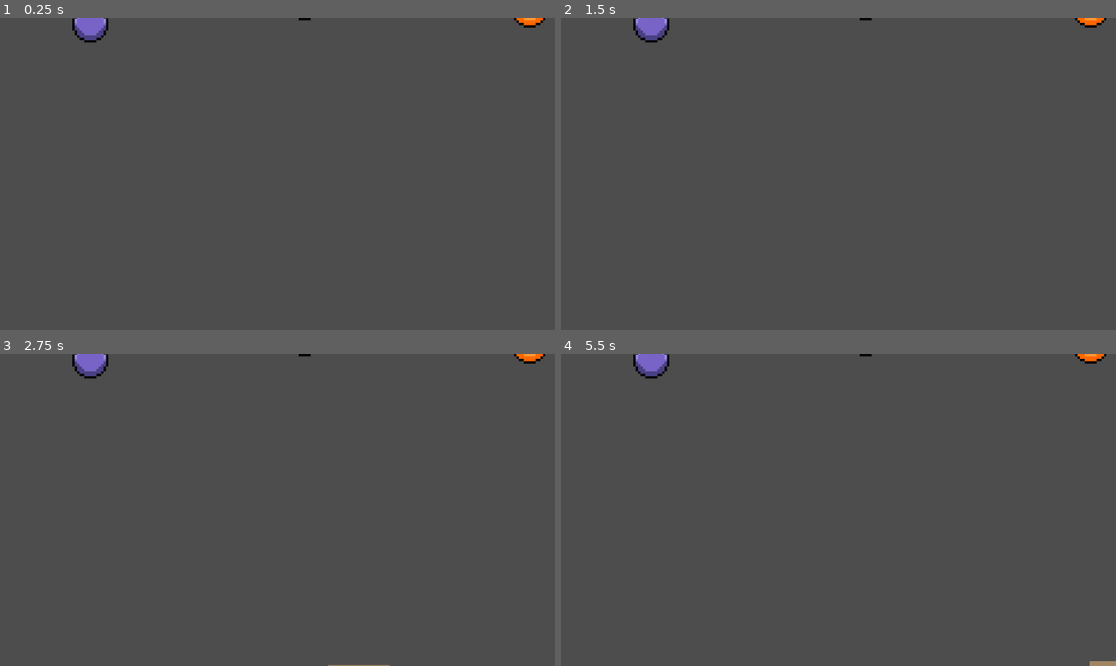
Above: before the commit, frames 1-4 (two rows, left to right).
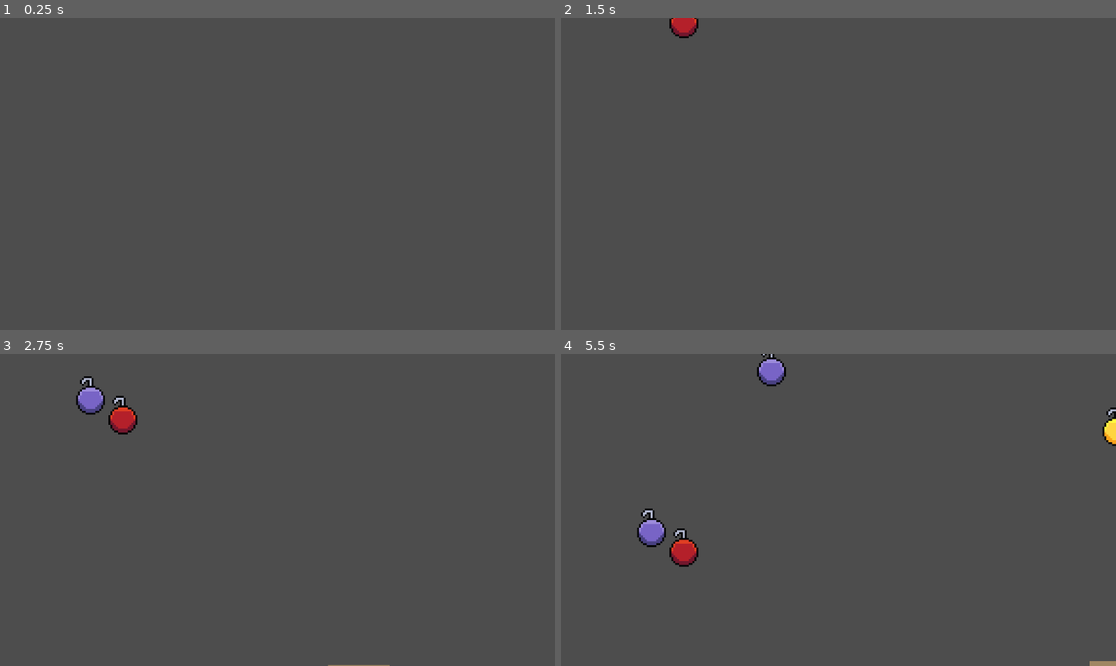
Above: after the commit, the same moments.

Repository: TwiceOnce8905/Catch-the-Ornaments
Game: Godot game, scene res://scenes/maingame.tscn
Same seed, same stepped clock (60 frames per second), same inputs: the game is played once before the commit and once after it.
Inputs:
- Up to frame 1 (0.25 s): no input
- Up to frame 2 (1.5 s): tap Enter (ui_accept) at 0.5, 0.6, 0.77, 1.07, 1.35 s; hold Right (right) from 0.53 s (still down)
- Up to frame 3 (2.75 s): tap Enter (ui_accept) at 1.52, 1.82, 2.1 s; release Right (right) at 2.03 s; hold Left (left) from 2.03 s (still down)
- Up to frame 4 (5.5 s): release Left (left) at 2.78 s; hold Right (right) 2.78-4.28 s; tap Enter (ui_accept) at 2.85, 3.02, 3.32, 3.6, 3.77, 4.07, 4.35, 4.52, 4.82, 5.1 s; hold Left (left) 4.28-5.03 s; hold Right (right) from 5.03 s (still down)

The runs differ from the first frame. In frame 1, 0.6% of the frame differs, in the area x 13-99%, y 0-8%; in frame 2, 0.9%; in frame 3, 1.5%; in frame 4, 2.1%, in the area x 13-100%, y 0-69%.

Commit message:
Falling Mechanism Added
The ornaments now fall properly, still need to implement the reacting with the player.

Diff:
--- /dev/null
+++ b/character_body_2d.gd
@@ -0,0 +1,25 @@
+extends CharacterBody2D
+
+
+const SPEED = 300.0
+const JUMP_VELOCITY = -400.0
+
+
+func _physics_process(delta):
+	# Add the gravity.
+	if not is_on_floor():
+		velocity += get_gravity() * delta
+
+	# Handle jump.
+	if Input.is_action_just_pressed("ui_accept") and is_on_floor():
+		velocity.y = JUMP_VELOCITY
+
+	# Get the input direction and handle the movement/deceleration.
+	# As good practice, you should replace UI actions with custom gameplay actions.
+	var direction = Input.get_axis("ui_left", "ui_right")
+	if direction:
+		velocity.x = direction * SPEED
+	else:
+		velocity.x = move_toward(velocity.x, 0, SPEED)
+
+	move_and_slide()
--- a/scenes/blueorn.tscn
+++ b/scenes/blueorn.tscn
@@ -1,10 +1,12 @@
-[gd_scene load_steps=2 format=3 uid="uid://loqfeutvmmym"]
+[gd_scene load_steps=3 format=3 uid="uid://loqfeutvmmym"]
 
+[ext_resource type="Script" uid="uid://ioo6lc0f64cs" path="res://scirpts/blueorn.gd" id="1_0cmcj"]
 [ext_resource type="Texture2D" uid="uid://do77g2pb1282d" path="res://Godot assests/sprites/blueorn.png" id="1_3s216"]
 
 [node name="blueorn" type="Node2D"]
+script = ExtResource("1_0cmcj")
 
 [node name="blue" type="Sprite2D" parent="."]
-position = Vector2(0, -50)
-scale = Vector2(5, 5)
+position = Vector2(0, -40)
+scale = Vector2(4, 4)
 texture = ExtResource("1_3s216")
--- a/scenes/greenorn.tscn
+++ b/scenes/greenorn.tscn
@@ -1,10 +1,12 @@
-[gd_scene load_steps=2 format=3 uid="uid://dgnpixqspg1yc"]
+[gd_scene load_steps=3 format=3 uid="uid://dgnpixqspg1yc"]
 
 [ext_resource type="Texture2D" uid="uid://ct4lyfp6mq51k" path="res://Godot assests/sprites/greenorn.png" id="1_3ik4u"]
+[ext_resource type="Script" uid="uid://poisx7bqohyo" path="res://scirpts/greenorn.gd" id="1_yk7da"]
 
 [node name="greenorn" type="Node2D"]
+script = ExtResource("1_yk7da")
 
 [node name="green" type="Sprite2D" parent="."]
-position = Vector2(0, -50)
-scale = Vector2(5, 5)
+position = Vector2(0, -40)
+scale = Vector2(4, 4)
 texture = ExtResource("1_3ik4u")
--- a/scenes/maingame.tscn
+++ b/scenes/maingame.tscn
@@ -8,6 +8,8 @@
 [sub_resource type="WorldBoundaryShape2D" id="WorldBoundaryShape2D_2sw64"]
 
 [sub_resource type="WorldBoundaryShape2D" id="WorldBoundaryShape2D_ymkym"]
+
+[sub_resource type="WorldBoundaryShape2D" id="WorldBoundaryShape2D_jxvlb"]
 
 [node name="maingame" type="Node2D"]
 
@@ -34,7 +36,19 @@
 [node name="spawner" type="Node2D" parent="."]
 script = ExtResource("1_jxvlb")
 
+[node name="Timer" type="Timer" parent="spawner"]
+autostart = true
+
 [node name="cat" parent="." instance=ExtResource("1_i8va4")]
 position = Vector2(-3, 561)
 
 [node name="Camera2D" type="Camera2D" parent="."]
+
+[node name="Area2D" type="Area2D" parent="."]
+
+[node name="CollisionShape2D" type="CollisionShape2D" parent="Area2D"]
+position = Vector2(194, 589)
+shape = SubResource("WorldBoundaryShape2D_jxvlb")
+
+[connection signal="timeout" from="spawner/Timer" to="spawner" method="_on_timer_timeout"]
+[connection signal="area_entered" from="Area2D" to="spawner" method="_on_area_2d_area_entered"]
--- a/scenes/orangeorn.tscn
+++ b/scenes/orangeorn.tscn
@@ -1,10 +1,12 @@
-[gd_scene load_steps=2 format=3 uid="uid://det0b3fu4j1i7"]
+[gd_scene load_steps=3 format=3 uid="uid://det0b3fu4j1i7"]
 
+[ext_resource type="Script" uid="uid://bds1xk4ime8cn" path="res://scirpts/orangeorn.gd" id="1_g04nm"]
 [ext_resource type="Texture2D" uid="uid://cvbh82gfk4wkr" path="res://Godot assests/sprites/orangeorn.png" id="1_nww7x"]
 
 [node name="orangeorn" type="Node2D"]
+script = ExtResource("1_g04nm")
 
 [node name="orange" type="Sprite2D" parent="."]
-position = Vector2(0, -50)
-scale = Vector2(5, 5)
+position = Vector2(0, -40)
+scale = Vector2(4, 4)
 texture = ExtResource("1_nww7x")
--- a/scenes/pinkorn.tscn
+++ b/scenes/pinkorn.tscn
@@ -1,10 +1,12 @@
-[gd_scene load_steps=2 format=3 uid="uid://cjvtdvtiw56dv"]
+[gd_scene load_steps=3 format=3 uid="uid://cjvtdvtiw56dv"]
 
+[ext_resource type="Script" uid="uid://tdvxxjb66yx0" path="res://scirpts/pinkorn.gd" id="1_5lw20"]
 [ext_resource type="Texture2D" uid="uid://q3jggyi2ih7m" path="res://Godot assests/sprites/pinkorn.png" id="1_aogc7"]
 
 [node name="pinkorn" type="Node2D"]
+script = ExtResource("1_5lw20")
 
 [node name="pink" type="Sprite2D" parent="."]
-position = Vector2(0, -50)
-scale = Vector2(5, 5)
+position = Vector2(0, -40)
+scale = Vector2(4, 4)
 texture = ExtResource("1_aogc7")
--- a/scenes/purpleorn.tscn
+++ b/scenes/purpleorn.tscn
@@ -1,10 +1,12 @@
-[gd_scene load_steps=2 format=3 uid="uid://b3qufy6io8lrv"]
+[gd_scene load_steps=3 format=3 uid="uid://b3qufy6io8lrv"]
 
 [ext_resource type="Texture2D" uid="uid://do50qellbv41u" path="res://Godot assests/sprites/purpleorn.png" id="1_40cik"]
+[ext_resource type="Script" uid="uid://drpbpre3husr3" path="res://scirpts/purpleorn.gd" id="1_vn1e8"]
 
 [node name="purpleorn" type="Node2D"]
+script = ExtResource("1_vn1e8")
 
 [node name="purple" type="Sprite2D" parent="."]
-position = Vector2(0, -50)
-scale = Vector2(5, 5)
+position = Vector2(0, -40)
+scale = Vector2(4, 4)
 texture = ExtResource("1_40cik")
--- a/scenes/redorn.tscn
+++ b/scenes/redorn.tscn
@@ -1,10 +1,12 @@
-[gd_scene load_steps=2 format=3 uid="uid://beaa62ash1k7a"]
+[gd_scene load_steps=3 format=3 uid="uid://beaa62ash1k7a"]
 
 [ext_resource type="Texture2D" uid="uid://b26e27tk4fv3g" path="res://Godot assests/sprites/redorn.png" id="1_70ro6"]
+[ext_resource type="Script" uid="uid://djxb1w8www1cm" path="res://scirpts/redorn.gd" id="1_jyy07"]
 
 [node name="redorn" type="Node2D"]
+script = ExtResource("1_jyy07")
 
 [node name="red" type="Sprite2D" parent="."]
-position = Vector2(0, -50)
-scale = Vector2(5, 5)
+position = Vector2(0, -40)
+scale = Vector2(4, 4)
 texture = ExtResource("1_70ro6")
--- a/scenes/yelloworn.tscn
+++ b/scenes/yelloworn.tscn
@@ -1,10 +1,12 @@
-[gd_scene load_steps=2 format=3 uid="uid://f1ofoqf4um34"]
+[gd_scene load_steps=3 format=3 uid="uid://f1ofoqf4um34"]
 
+[ext_resource type="Script" uid="uid://cnx34m04f1fx8" path="res://scirpts/yelloworn.gd" id="1_c6v4w"]
 [ext_resource type="Texture2D" uid="uid://bi3binnucypcm" path="res://Godot assests/sprites/yelloworn.png" id="1_fxcuq"]
 
 [node name="yelloworn" type="Node2D"]
+script = ExtResource("1_c6v4w")
 
 [node name="yellow" type="Sprite2D" parent="."]
-position = Vector2(0, -50)
-scale = Vector2(5, 5)
+position = Vector2(0, -40)
+scale = Vector2(4, 4)
 texture = ExtResource("1_fxcuq")
--- /dev/null
+++ b/scirpts/blueorn.gd
@@ -0,0 +1,7 @@
+extends Node2D
+
+# falling speed, I mean it's literally in the name so
+var fall_speed := 100
+
+func _physics_process(delta):
+	position.y += fall_speed * delta
--- a/scirpts/cat.gd
+++ b/scirpts/cat.gd
@@ -28,4 +28,5 @@
 	elif direction < 0:
 		catani.flip_h = true
 
+
 	move_and_slide()
--- /dev/null
+++ b/scirpts/greenorn.gd
@@ -0,0 +1,7 @@
+extends Node2D
+
+# falling speed, I mean it's literally in the name so
+var fall_speed := 100
+
+func _physics_process(delta):
+	position.y += fall_speed * delta
--- /dev/null
+++ b/scirpts/orangeorn.gd
@@ -0,0 +1,7 @@
+extends Node2D
+
+# falling speed, I mean it's literally in the name so
+var fall_speed := 100
+
+func _physics_process(delta):
+	position.y += fall_speed * delta
--- /dev/null
+++ b/scirpts/pinkorn.gd
@@ -0,0 +1,7 @@
+extends Node2D
+
+# falling speed, I mean it's literally in the name so
+var fall_speed := 100
+
+func _physics_process(delta):
+	position.y += fall_speed * delta
--- /dev/null
+++ b/scirpts/purpleorn.gd
@@ -0,0 +1,7 @@
+extends Node2D
+
+# falling speed, I mean it's literally in the name so
+var fall_speed := 100
+
+func _physics_process(delta):
+	position.y += fall_speed * delta
--- /dev/null
+++ b/scirpts/redorn.gd
@@ -0,0 +1,7 @@
+extends Node2D
+
+# falling speed, I mean it's literally in the name so
+var fall_speed := 100
+
+func _physics_process(delta):
+	position.y += fall_speed * delta
--- a/scirpts/spawner.gd
+++ b/scirpts/spawner.gd
@@ -19,20 +19,8 @@
 var min_y := -410
 var max_y := -260
 
-func _ready():
+func _on_timer_timeout():
 	spawn_ornament()
-	spawn_ornament()
-	spawn_ornament()
-	spawn_ornament()
-	spawn_ornament()
-	spawn_ornament()
-	spawn_ornament()
-	spawn_ornament()
-	spawn_ornament()
-	spawn_ornament()
-	spawn_ornament()
-	spawn_ornament()
-
 
 # in the name of the function I don't know why you want to look at this comment anyways hi
 func spawn_ornament():
--- /dev/null
+++ b/scirpts/yelloworn.gd
@@ -0,0 +1,7 @@
+extends Node2D
+
+# falling speed, I mean it's literally in the name so
+var fall_speed := 100
+
+func _physics_process(delta):
+	position.y += fall_speed * delta
Not shown, added: character_body_2d.gd.uid
Not shown: 1 places in scenes/maingame.tscn that only renumber resources
Not shown, added: scirpts/blueorn.gd.uid
Not shown, added: scirpts/greenorn.gd.uid
Not shown, added: scirpts/orangeorn.gd.uid
Not shown, added: scirpts/pinkorn.gd.uid
Not shown, added: scirpts/purpleorn.gd.uid
Not shown, added: scirpts/redorn.gd.uid
Not shown, added: scirpts/yelloworn.gd.uid
